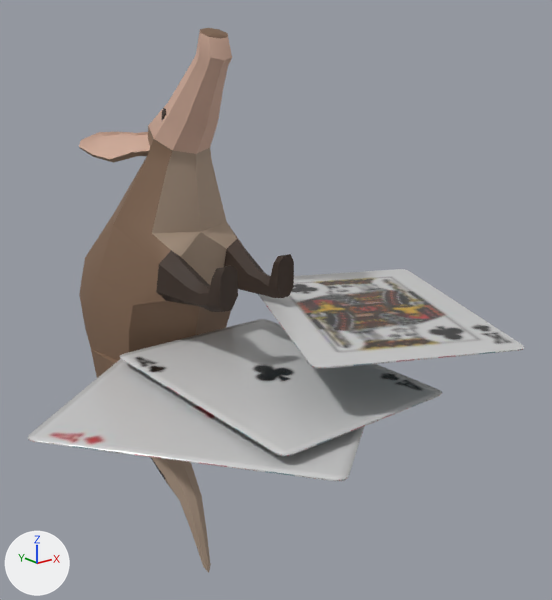
What one commit did to the glTF model Assets/caardvark_icon.glb.
Rendered twice from a camera (50 mm lens) standing at (-0.01418, -0.01747, 0.00962) and looking at (0.00151, 0.00215, 0.00178). The axes (+X, +Y, +Z) are drawn at lower left. The lights are the same throughout. Where no turn or scale is listed for an object, it has been applied to the vertices.
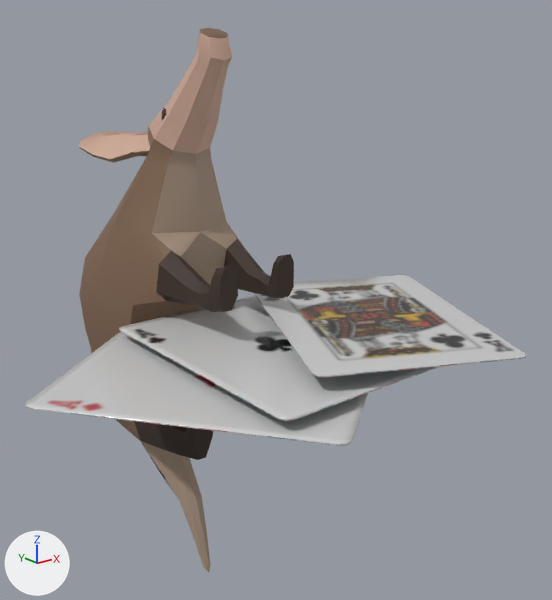
The newer file is also rescaled (x2.0), turned or shifted as a whole; pictures and numbers use the older file's frame.

Where the change shows, as pixel boxes (x1, y1, x2, y2) in the pictures (552 x 600 px):
'Default 51', moved: before (28, 359, 365, 481); after (25, 332, 368, 446)
'Default 25', moved: before (120, 319, 442, 456); after (119, 296, 441, 421)
'Default 50', moved: before (258, 269, 524, 369); after (254, 275, 526, 377)

Diff of the bpy script that builds the scene:
```diff
--- a/Assets/caardvark_icon.glb.py
+++ b/Assets/caardvark_icon.glb.py
@@ ob_default_25 @@
 ob_default_25 = bpy.data.objects.new('Default 25', me_mesh_0)
-ob_default_25.location = (0.0, 0.00048, 0.0)
+ob_default_25.location = (0.0, 0.00041, 0.00102)
@@ ob_default_50 @@
 ob_default_50 = bpy.data.objects.new('Default 50', me_mesh_1)
-ob_default_50.location = (0.00517, 0.0035, 0.00177)
+ob_default_50.location = (0.00517, 0.00342, 0.00155)
@@ ob_default_51 @@
 ob_default_51 = bpy.data.objects.new('Default 51', me_mesh_2)
-ob_default_51.location = (-0.00247, 0.00009, -0.00177)
+ob_default_51.location = (-0.00247, 0.00002, -0.00075)
```
